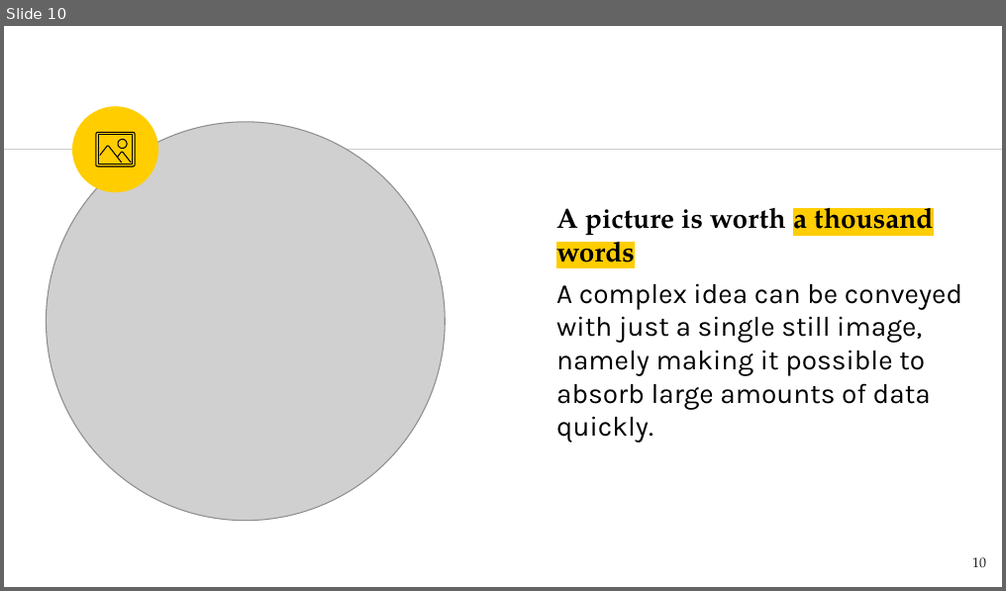
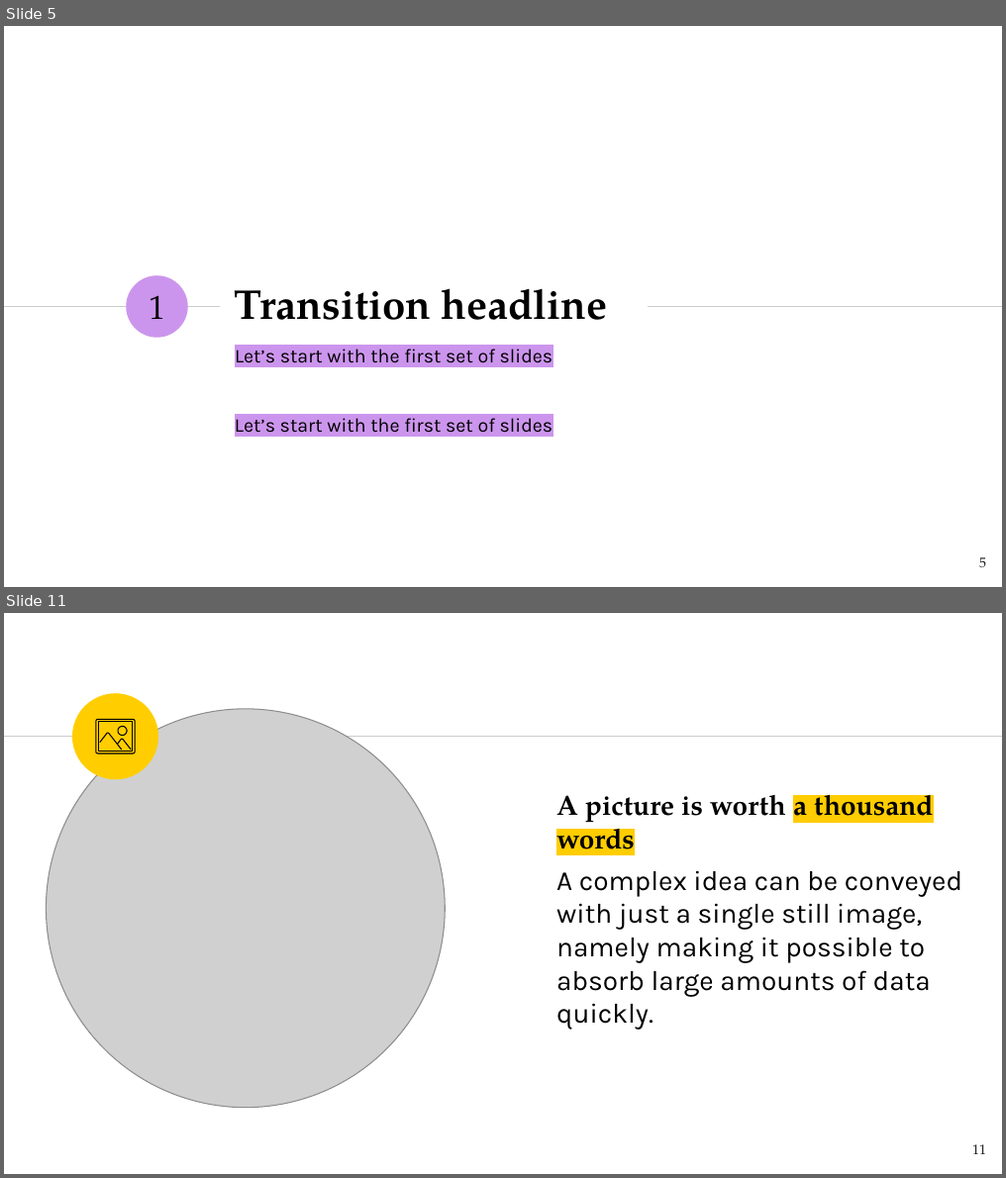
Before and after one commit to NILGroup/TFG-1920-DiscapacidadVisual, a slide deck: Defensa/Viola · SlidesCarnival.pptx. Shown one above the other, each under a label of ours: slide 10 before the commit, slides 5 and 11 after it; the slides between them are not shown. The pictures are 1006x591 and 1006x1178 pixels, drawn with LibreOffice and Linux fonts; fonts in the diff are those of the drawing; grey boxes stand for pictures. Boxes give left, top, right and bottom in pixels: in the first picture for what was removed or moved away, otherwise in the second. Text is boxed around its words. In the diff, an @@ line names an element or a change of style, - is before the commit and + after.

```diff
--- a/Defensa/Viola · SlidesCarnival.pptx
+++ b/Defensa/Viola · SlidesCarnival.pptx
@@ slide 5 added at [4,26,1002,587], background #FFFFFF @@
@@ ellipse added at [126,275,187,337], fill #CC95ED @@
@@ title added at [235,288,607,320], 30 pt, text #000000, bold @@
+Transition headline
@@ line added from (4, 306) to (220, 306), #CCCCCC 0.75 pt @@
@@ text added at [150,295,166,319], 24 pt, text #000000 @@
+1
@@ line added from (648, 306) to (1002, 306), #CCCCCC 0.75 pt @@
@@ subtitle added at [235,349,553,369], 14 pt, text #000000 @@
+Let’s start with the first set of slides
@@ text added at [235,418,553,438], 14 pt, text #000000 @@
+Let’s start with the first set of slides
@@ page number added at [979,558,986,569], 10 pt, text #1D1D1B @@
+5
@@ what was slide 10 is now slide 11 @@
@@ page number at [972,1145,986,1155]: text changed @@
-10
+11
```
Also in this commit, not shown: 28 slides changed, 12 other slides added, 2 slides removed, 2 other files.
